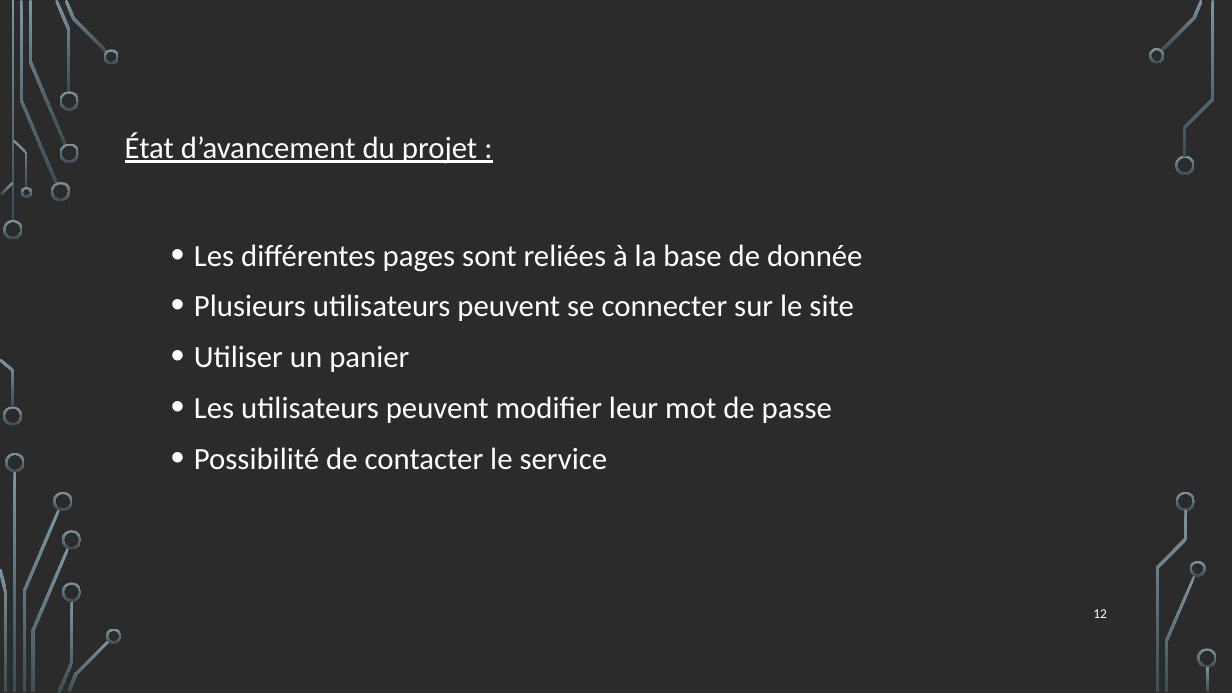
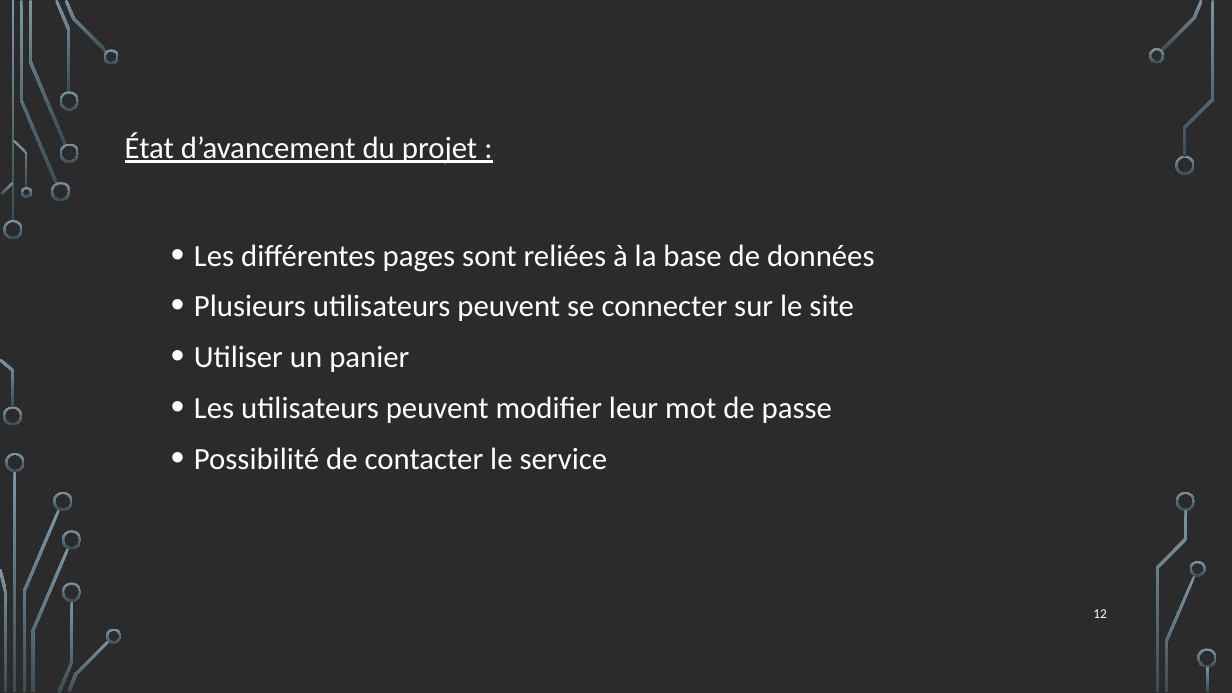
Before and after one commit to SarahGumaa/PPE2, a slide deck: slide 12 of Project-Personnalisé-Encadrée .pptx. Drawn at 1232x693 pixels with LibreOffice and Linux fonts; fonts in the diff are those of the drawing; background and template pictures are left out; a plain dark background stands for a picture behind light text. Boxes give left, top, right and bottom in pixels: in the first picture for what was removed or moved away, otherwise in the second. Text is boxed around its words. In the diff, an @@ line names an element or a change of style, - is before the commit and + after.

```diff
--- a/Project-Personnalisé-Encadrée .pptx
+++ b/Project-Personnalisé-Encadrée .pptx
@@ text at <box>194,244,874,272</box>: text changed @@
-  • Les différentes pages sont reliées à la base de donnée
+  • Les différentes pages sont reliées à la base de données
```
Also in this commit, not shown: 3 other slides changed.
